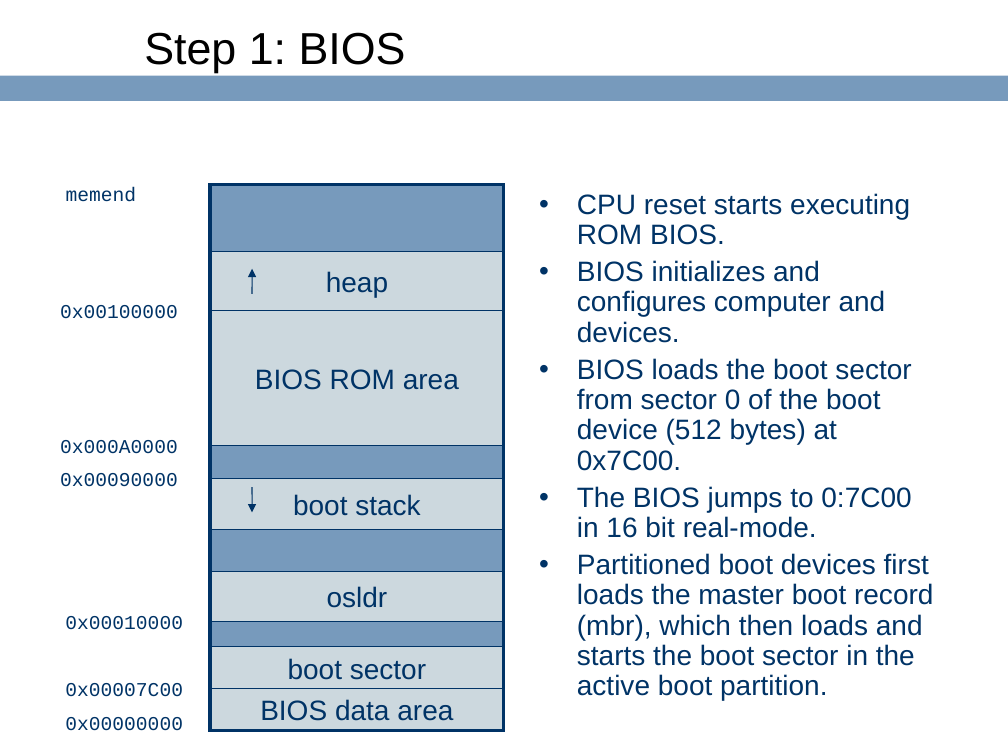
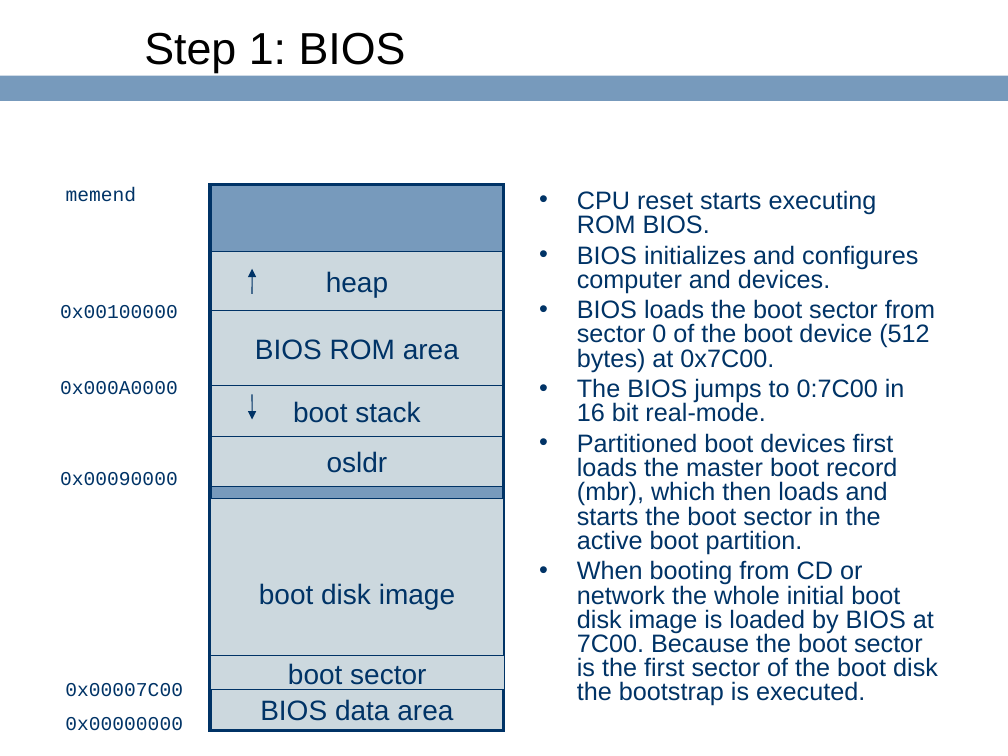
Before and after one commit to ringgaard/sanos, a slide deck: slide 17 of doc/sanostech.ppt. Drawn at 1008x756 pixels with LibreOffice and Linux fonts; fonts in the diff are those of the drawing; background and template pictures are left out. Boxes give left, top, right and bottom in pixels: in the first picture for what was removed or moved away, otherwise in the second. Text is boxed around its words. In the diff, an @@ line names an element or a change of style, - is before the commit and + after.

```diff
--- a/doc/sanostech.ppt
+++ b/doc/sanostech.ppt
@@ text at box(577, 190, 935, 554): size 20 to 18 pt in "CPU reset starts executing ROM BIOS.", "BIOS initializes and configures computer and devices.", "BIOS loads the boot sector from sector ...", "The BIOS jumps to 0:7C00 in 16 ..." and 1 more places; line spacing 0.9 to 0.8 @@
@@ rectangle "BIOS ROM area": place and size @@
-rectangle "BIOS ROM area" at box(210, 310, 504, 445)
+rectangle "BIOS ROM area" at box(210, 310, 504, 385)
@@ text "0x000A0000": place and size @@
-text "0x000A0000" at box(60, 440, 178, 454)
+text "0x000A0000" at box(60, 381, 178, 395)
@@ rectangle "boot stack": place and size @@
-rectangle "boot stack" at box(210, 479, 504, 529)
+rectangle "boot stack" at box(210, 386, 504, 436)
@@ arrow moved from (252, 487) - (252, 512) to (252, 394) - (252, 419) @@
@@ rectangle "osldr": place and size @@
-rectangle "osldr" at box(210, 572, 504, 622)
+rectangle "osldr" at box(210, 436, 504, 487)
@@ rectangle added at box(211, 498, 504, 688), fill #CCD8DE, outline #003366 0.74 pt, 20 pt, text #003366 @@
+boot disk image
@@ text at box(577, 560, 938, 706): paragraph added @@
+• When booting from CD or network the whole initial boot disk image is loaded by BIOS at 7C00. Because the boot sector is the first sector of the boot disk the bootstrap is executed.
@@ text removed at box(65, 616, 183, 630) @@
-0x00010000
@@ rectangle "boot sector": place and size @@
-rectangle "boot sector" at box(210, 647, 504, 689)
+rectangle "boot sector" at box(211, 656, 505, 690)
```
Also in this commit, not shown: 2 other slides changed, 7 other files.
